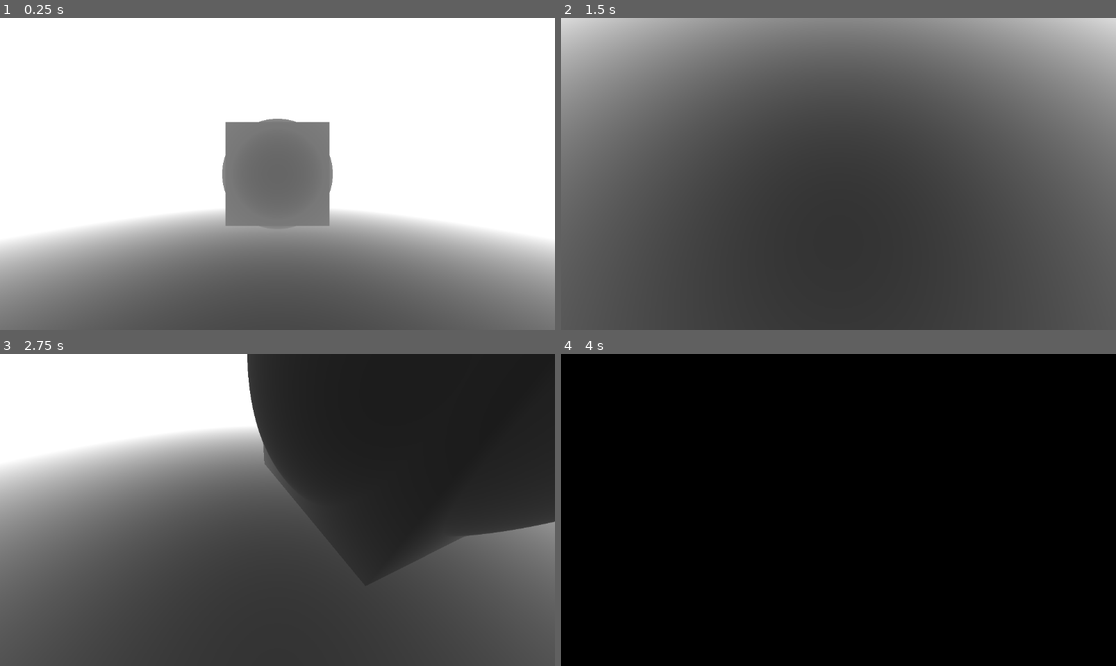
Above: before the commit, frames 1-4 (two rows, left to right).
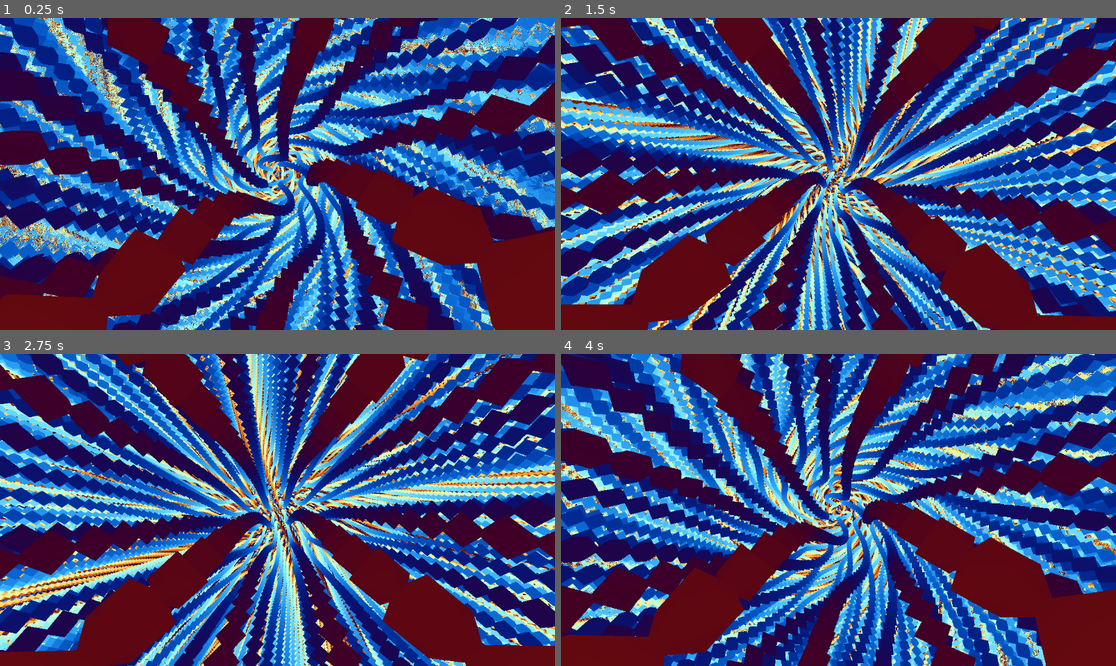
Above: after the commit, the same moments.

Repository: w01vs/shader-experiments
Game: Godot game, scene res://scenes/raymarching.tscn
Same seed, same stepped clock (60 frames per second), same inputs: the game is played once before the commit and once after it.
Inputs (mouse positions are in pixels of both pictures, inside the frame that each line leads up to):
- Up to frame 1 (0.25 s): no input
- Up to frame 2 (1.5 s): tap Enter at 0.5 s; move the mouse to (960, 158) at 0.52 s; press the mouse at (960, 158) at 0.53 s; hold D (right) 0.53-1.28 s; tap Mouse wheel down (scroll_down, bound only after the commit) at 0.8, 1.35 s; move the mouse to (810, 174) at 1.27 s; release the mouse at (810, 174) at 1.28 s; hold W (forward) from 1.28 s (still down); click (810, 174) at 1.42 s
- Up to frame 3 (2.75 s): keep holding W (forward); tap Mouse wheel up (scroll_up, bound only after the commit) at 1.55, 2.1 s; move the mouse to (288, 503) at 2.02 s; press the mouse at (288, 503) at 2.03 s
- Up to frame 4 (4 s): keep holding W (forward); move the mouse to (832, 516) at 2.77 s; release the mouse at (832, 516) at 2.78 s; click (832, 516) at 2.85 s; tap Mouse wheel down (scroll_down, bound only after the commit) at 3.05, 3.6 s; move the mouse to (877, 513) at 3.52 s; click (877, 513) at 3.67 s; tap Mouse wheel up (scroll_up, bound only after the commit) at 3.8 s

The runs differ from the first frame. In frame 1, 100% of the frame differs, in the area x 0-100%, y 0-100%; in frame 2, 100%; in frame 3, 100%; in frame 4, 100%.

Commit message:
I see... something?

Diff:
--- a/project.godot
+++ b/project.godot
@@ -54,3 +54,13 @@
 "events": [Object(InputEventMouseButton,"resource_local_to_scene":false,"resource_name":"","device":-1,"window_id":0,"a …(258 unchanged characters)…
 ]
 }
+scroll_up={
+"deadzone": 0.5,
+"events": [Object(InputEventMouseButton,"resource_local_to_scene":false,"resource_name":"","device":-1,"window_id":0,"alt_pressed":false,"shift_pressed":false,"ctrl_pressed":false,"meta_pressed":false,"button_mask":0,"position":Vector2(0, 0),"global_position":Vector2(0, 0),"factor":1.0,"button_index":4,"canceled":false,"pressed":false,"double_click":false,"script":null)
+]
+}
+scroll_down={
+"deadzone": 0.5,
+"events": [Object(InputEventMouseButton,"resource_local_to_scene":false,"resource_name":"","device":-1,"window_id":0,"alt_pressed":false,"shift_pressed":false,"ctrl_pressed":false,"meta_pressed":false,"button_mask":0,"position":Vector2(0, 0),"global_position":Vector2(0, 0),"factor":1.0,"button_index":5,"canceled":false,"pressed":false,"double_click":false,"script":null)
+]
+}
--- /dev/null
+++ b/scenes/open.tscn
@@ -0,0 +1,3 @@
+[gd_scene format=3 uid="uid://cv0qj504cmmr2"]
+
+[node name="Node2D" type="Node2D"]
--- a/scenes/raymarching.tscn
+++ b/scenes/raymarching.tscn
@@ -6,15 +6,16 @@
 [sub_resource type="ShaderMaterial" id="ShaderMaterial_7ha7r"]
 shader = ExtResource("1_g5vds")
 shader_parameter/res = Vector2(1150, 646)
-shader_parameter/origin = Vector3(0, 0, -3)
-shader_parameter/rotation = null
+shader_parameter/mouse = Vector3(0, 0, 0)
 shader_parameter/down = Vector3(0, 1, 0)
+shader_parameter/zoom = -4
+shader_parameter/DELTATIME = null
 
 [sub_resource type="QuadMesh" id="QuadMesh_wmn2d"]
 
 [node name="Raymarching" type="MeshInstance2D"]
 material = SubResource("ShaderMaterial_7ha7r")
-position = Vector2(-134, 180)
+position = Vector2(-926, 112)
 scale = Vector2(2937, 1439)
 mesh = SubResource("QuadMesh_wmn2d")
 script = ExtResource("2_s3meg")
--- a/scripts/raymarching.gd
+++ b/scripts/raymarching.gd
@@ -1,53 +1,34 @@
 extends MeshInstance2D
 
-var pos: Vector3 = Vector3(0,0,-3)
-var deg_dir: Vector2 = Vector2(0, 0)
-var speed: float = 0.02
+var zoom: int = 0
+var mouse: Vector2
 
 func _ready() -> void:
 	update_quad_scale()
 	get_viewport().connect("size_changed", update_quad_scale)
 	material.set_shader_parameter("res", get_viewport().size)
-	material.set_shader_parameter("origin", pos)
+	var size = get_viewport().size
+	mouse = Vector2(size.x / 2, size.y / 2)
+	material.set_shader_parameter("mouse", mouse)
 
-func _physics_process(_delta: float) -> void:
-	if Input.is_action_pressed("forward"):
-		pos.z += speed
+func _physics_process(delta: float) -> void:
+	material.set_shader_parameter("DELTATIME", delta)
+	if Input.is_action_pressed("click"):
+		mouse = get_viewport().get_mouse_position()
+		material.set_shader_parameter("mouse", Vector3(mouse.x, mouse.y, 1))
+	else:
+		material.set_shader_parameter("mouse", Vector3(mouse.x, mouse.y, -1))
 
-	if Input.is_action_pressed("backward"):
-		pos.z -= speed
-
-	if Input.is_action_pressed("right"):
-		pos.x += speed
-
-	if Input.is_action_pressed("left"):
-		pos.x -= speed
-
-	material.set_shader_parameter("origin", pos)
-
-func _unhandled_input(event)-> void:
-
-	if event is InputEventMouseMotion and Input.mouse_mode == Input.MOUSE_MODE_CAPTURED:
-		deg_dir += event.relative / 30
-		if deg_dir.x > 80:
-			deg_dir.x = 80
-		if deg_dir.y > 80:
-			deg_dir.y = 80
-		material.set_shader_parameter("rotation", deg_dir)
-
-	if event is InputEventMouseButton:
-		if event.button_index == 1:
-			Input.set_mouse_mode(Input.MOUSE_MODE_CAPTURED)
-
-		return
-
-	if event is InputEventKey:
-		if event.is_action_pressed("ui_cancel"):
-			Input.set_mouse_mode(Input.MOUSE_MODE_VISIBLE)
+	if Input.is_action_just_released("scroll_up"):
+		zoom += 1
+		material.set_shader_parameter("zoom", zoom)
+	if Input.is_action_just_released("scroll_down"):
+		zoom -= 1
+		material.set_shader_parameter("zoom", zoom)
 
 func update_quad_scale() -> void:
 	var viewport_size = get_viewport().size
 
-	position = Vector2(viewport_size.x / 2, viewport_size.y /2)
+	position = Vector2(viewport_size.x / 2, viewport_size.y / 2)
 
 	scale = Vector2(viewport_size.x, viewport_size.y)
--- a/shaders/raymarching.gdshader
+++ b/shaders/raymarching.gdshader
@@ -1,9 +1,10 @@
 shader_type canvas_item;
 
 uniform vec2 res;
-uniform vec3 origin;
-uniform vec2 rotation;
+uniform vec3 mouse;
 uniform vec3 down = vec3(0.,1.,0.);
+uniform int zoom;
+uniform float DELTATIME;
 
 void vertex() {
 	// Called for every vertex the material is visible on.
@@ -15,7 +16,7 @@
 }
 
 //SDF for boxes
-float sdBox( vec3 p, vec3 b )
+float sd_box(vec3 p, vec3 b)
 {
   vec3 q = abs(p) - b;
   return length(max(q,0.0)) + min(max(q.x,max(q.y,q.z)),0.0);
@@ -26,6 +27,10 @@
 	return dot(p ,normalize(norm)) + h;
 }
 
+float sd_octahedron(vec3 p, float s) {
+	p = abs(p);
+	return (p.x + p.y +p.z - s) * 0.57735027;
+}
 
 float union(float d1, float d2) {
 	return min(d1, d2);
@@ -42,63 +47,77 @@
 
 // SDF
 float map(vec3 p) {
-	vec3 sphere_pos = vec3(0., 0., 0.);
-	float sphere = sd_sphere(p - sphere_pos, 1.);
+	p.z += TIME * .4;
 
-	float box = sdBox(p, vec3(.75));
 
-	float ground = sd_plane(p, vec3(0,-1,0), 1.);
+	p.xy = fract(p.xy) - .5;
+	p.z = mod(p.z, .25) - .125;
 
-	return union(ground, union(sphere, box));
+	float box = sd_octahedron(p, .15);
+
+	return box;
 }
 
-mat3 rotate_y(float angle) {
-    float c = cos(angle);
-    float s = sin(angle);
-    return mat3(
-        vec3(c, 0.0, -s),
-        vec3(0.0, 1.0, 0.0),
-        vec3(s, 0.0, c)
-    );
+mat2 rot2d(float angle) {
+	float s = sin(angle);
+	float c = cos(angle);
+	return mat2(vec2(c , -s), vec2(s, c));
 }
 
-mat3 rotate_x(float angle) {
-    float c = cos(angle);
-    float s = sin(angle);
-    return mat3(
-        vec3(1.0, 0.0, 0.0),
-        vec3(0.0, c, s),
-        vec3(0.0, -s, c)
-    );
+vec3 palette(float t, vec3 a, vec3 b, vec3 c, vec3 d) {
+	return a + b * cos(6.28318*(c*t+d));
 }
 
+vec3 preset_palette(float t) {
+	vec3 a = vec3(.5);
+	vec3 b = vec3(.5);
+	vec3 c = vec3(1.);
+	vec3 d = vec3(.263, .416, .557);
+	return palette(t, a, b, c, d);
+}
 
 void fragment() {
 
 	// Called for every pixel the material is visible on.
 	vec2 uv = (FRAGCOORD.xy * 2. - res.xy) / res.y;
+	vec2 m = (mouse.xy *2. - res.xy) / res.y;
 	// Initialization
+	vec3 ray_origin = vec3(0,0,-3);
 	vec3 ray_direction = normalize(vec3(uv.x, uv.y, 1.));
 	vec3 out_color = vec3(0.);
 
-	ray_direction = rotate_y(rotation.x) * rotate_x(-rotation.y) * ray_direction;
 	float t = 0.;
 
+	//ray_origin += float(zoom) * vec3(0., 0., 1.);
+
+	//ray_origin.yz *= rot2d(-m.y);
+	//ray_direction.yz *= rot2d(-m.y);
+
+
+	//ray_origin.xz *= rot2d(-m.x);
+	//ray_direction.xz *= rot2d(-m.x);
+
+	if (mouse.z < 0.) { m = vec2(cos(TIME*.2), cos(TIME*.2));}
+
 	// Raymarching
-	for(int i = 0; i < 80;i++) {
-		vec3 next_point = origin + ray_direction * t;
+	int i;
+	for(int j = 0; i < 80;i++) {
+		i = j;
+		vec3 next_point = ray_origin + ray_direction * t;
+
+		next_point.xy *= rot2d(t*.2 * m.x);
+		next_point.y += sin(t*(m.y+1.)*.5) * .35;
 
 		float d = map(next_point);
 
 		t += d;
 
 
-		if(d < .00001) break;
-		if(t > 1000.) break;
-
+		if(d < .001) break;
+		if(t > 100.) break;
 	}
 
-	out_color = vec3(float(t)) * .2;
+	out_color = preset_palette(t*.04 + float(i) * .005);
 
 	COLOR = vec4(out_color, 1);
 }
